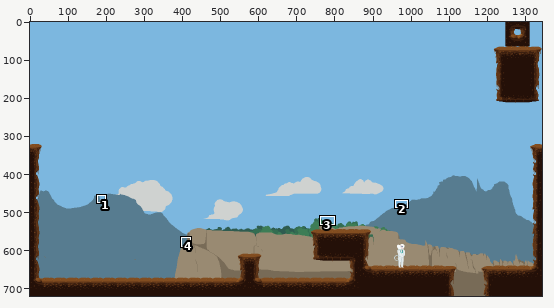
Edited in one commit: pixel-art file (testing/test-environment.aseprite). The first picture is a wide view before the edit; the outline marks the close-up.
Close-up. First the earlier version:
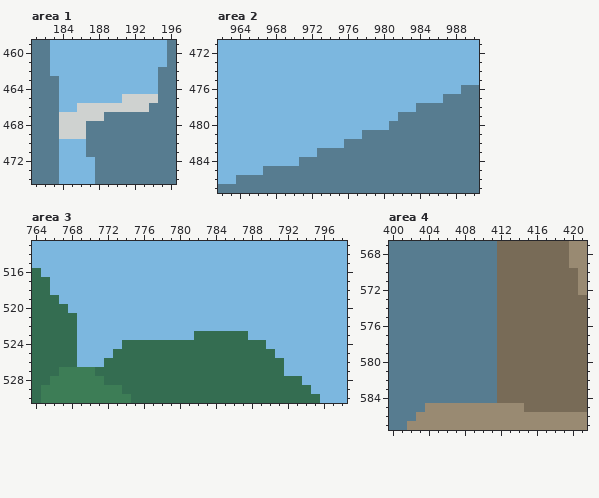
1344x720 pixels, 1 frame. Colours within 5 levels of each other are drawn and written as one. Shown: area 1: x 181..196, y 459..474; area 2: x 962..990, y 471..487; area 3: x 764..798, y 513..530; area 4: x 400..421, y 567..587. The commit also changed other parts of the picture, which this record leaves out.
New version:
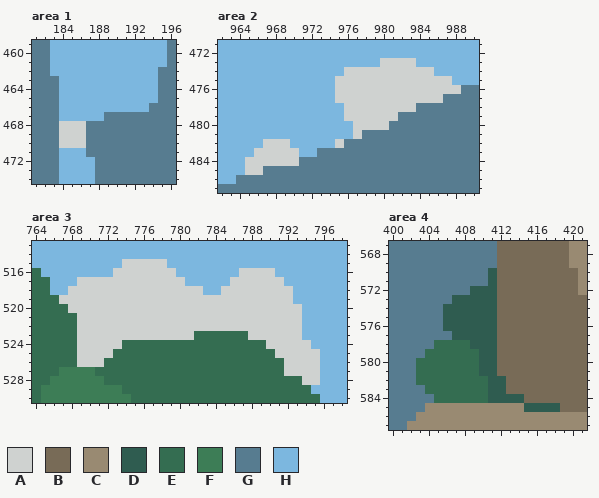
Palette (. is transparent): A #cfd2d0  B #786b57  C #998a72  D #2f5c50  E #346d51  F #3d7d56  G #577c90  H #7cb7df
Changes in this commit:
layer "sky" added
Area 1, layer "farback/far back":
y 465: x 191..194 AAAA -> HHHH
y 466: x 186..193 AAAAAAAA -> HHHHHHHH
y 467: x 184..188 AAAAA -> HHHHH
y 470: x 184..186 HHH -> AAA
Area 2, layer "farback/far back":
y 473: x 980..983 HHHH -> AAAA
y 474: x 976..985 HHHHHHHHHH -> AAAAAAAAAA
y 475: x 975..987 HHHHHHHHHHHHH -> AAAAAAAAAAAAA
y 476: x 975..988 HHHHHHHHHHHHHH -> AAAAAAAAAAAAAA
y 477: x 975..986 HHHHHHHHHHHH -> AAAAAAAAAAAA
y 478: x 976..983 HHHHHHHH -> AAAAAAAA
y 479: x 976..981 HHHHHH -> AAAAAA
y 480: x 977..980 HHHH -> AAAA
y 481: x 977 H -> A
y 482: x 967..969 HHH -> AAA; x 975 H -> A
y 483: x 966..970 HHHHH -> AAAAA
y 484: x 965..970 HHHHHH -> AAAAAA
y 485: x 965..966 HH -> AA
Area 3, layer "farback/far back":
y 515: x 774..778 HHHHH -> AAAAA
y 516: x 773..779 HHHHHHH -> AAAAAAA; x 787..790 HHHH -> AAAA
y 517: x 769..780 HHHHHHHHHHHH -> AAAAAAAAAAAA; x 786..791 HHHHHH -> AAAAAA
y 518: x 768..782 HHHHHHHHHHHHHHH -> AAAAAAAAAAAAAAA; x 785..792 HHHHHHHH -> AAAAAAAA
y 519: x 767..792 HHHHHHHHHHHHHHHHHHHHHHHHHH -> AAAAAAAAAAAAAAAAAAAAAAAAAA
y 520: x 768..793 HHHHHHHHHHHHHHHHHHHHHHHHHH -> AAAAAAAAAAAAAAAAAAAAAAAAAA
y 521..522: x 769..793 HHHHHHHHHHHHHHHHHHHHHHHHH -> AAAAAAAAAAAAAAAAAAAAAAAAA
y 523: x 769..781 HHHHHHHHHHHHH -> AAAAAAAAAAAAA; x 788..793 HHHHHH -> AAAAAA
y 524: x 769..773 HHHHH -> AAAAA; x 790..794 HHHHH -> AAAAA
y 525: x 769..772 HHHH -> AAAA; x 791..795 HHHHH -> AAAAA
y 526: x 769..771 HHH -> AAA; x 792..795 HHHH -> AAAA
y 527: x 792..795 HHHH -> AAAA
y 528: x 794..795 HH -> AA
Area 4, layer "back/back":
y 570..571: x 411 G -> D
y 572: x 409..411 GGG -> DDD
y 573: x 407..411 GGGGG -> DDDDD
y 574..576: x 406..411 GGGGGG -> DDDDDD
y 577: x 407..411 GGGGG -> DDDDD
y 578: x 405..411 GGGGGGG -> EEEEDDD
y 579: x 404..411 GGGGGGGG -> EEEEEEDD
y 580..581: x 403..411 GGGGGGGGG -> EEEEEEEDD
y 582: x 403..412 GGGGGGGGGB -> EEEEEEEEDD
y 583: x 404..412 GGGGGGGGB -> EEEEEEEDD
y 584: x 405..414 GGGGGGGBBB -> EEEEEEDDDD
y 585: x 415..418 BBBB -> DDDD
Boxes around the changes in both close-ups, in picture pixels (x1, y1, x2, y2):
changed: (59, 94, 158, 148)
changed: (335, 58, 461, 148)
changed: (245, 139, 299, 175)
changed: (59, 259, 320, 385)
changed: (416, 268, 560, 412)
